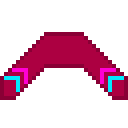
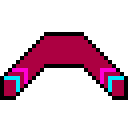
Revision of a layered 128 × 128 image; what changed, layer by layer:
painted on "Layer 1" over bbox(0, 32, 128, 100)
